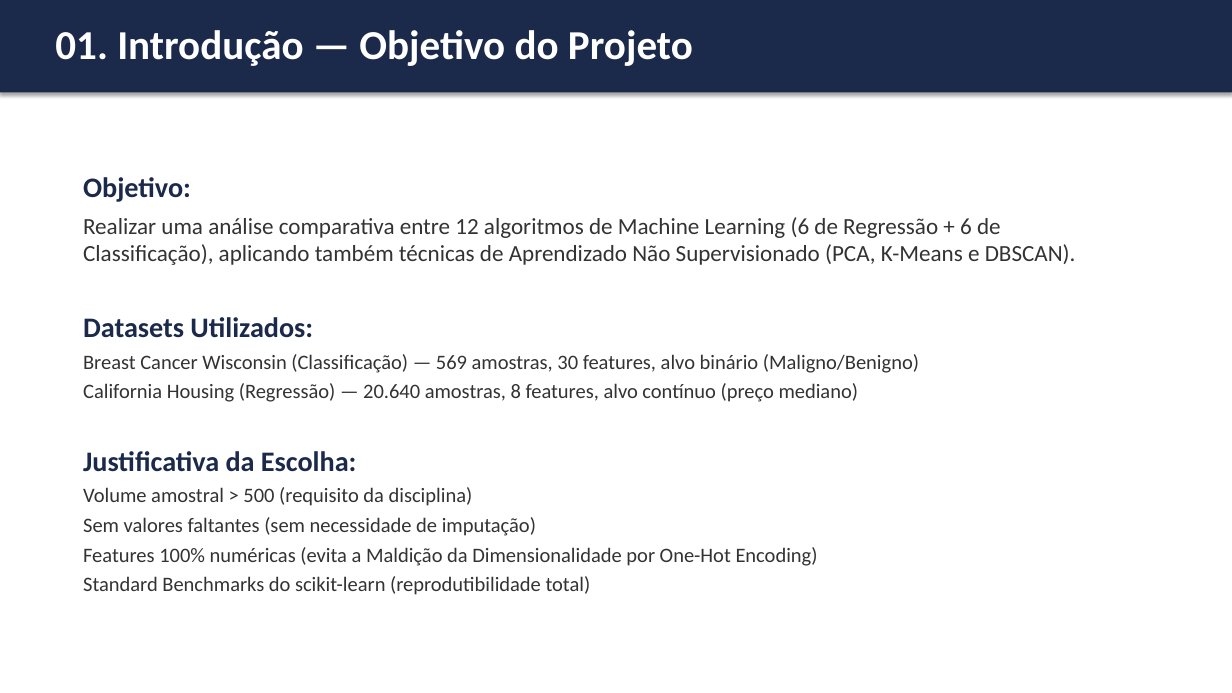
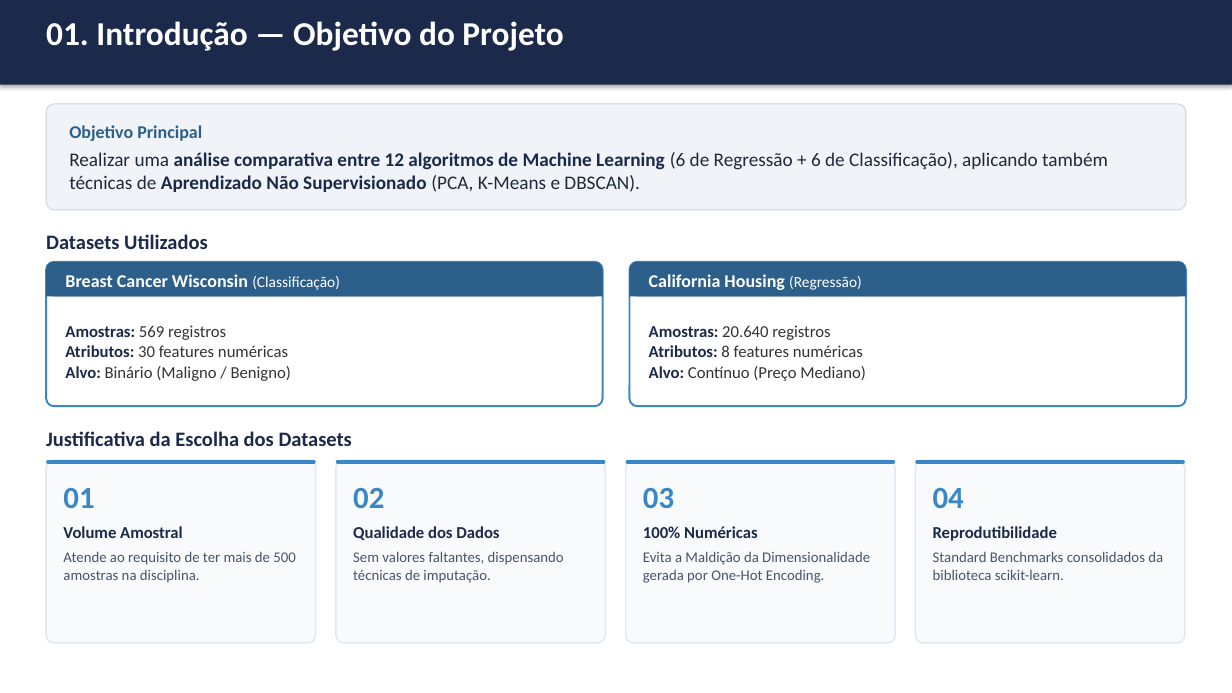
Before and after one commit to Jacsonrn/ufrn-dca3606-ml-comparative-analysis, a slide deck: slide 3 of Apresentacao_Projeto_ML.pptx. Drawn at 1232x693 pixels with LibreOffice and Linux fonts; fonts in the diff are those of the drawing. Boxes give left, top, right and bottom in pixels: in the first picture for what was removed or moved away, otherwise in the second. Text is boxed around its words. In the diff, an @@ line names an element or a change of style, - is before the commit and + after.

Commit message:
Atualiza apresentação do projeto com novas informações

```diff
--- a/Apresentacao_Projeto_ML.pptx
+++ b/Apresentacao_Projeto_ML.pptx
@@ rectangle: place and size @@
-rectangle at bbox=[0, 0, 1232, 92]
+rectangle at bbox=[0, 0, 1232, 85]
@@ text "01. Introdução — Objetivo do ..." at bbox=[46, 21, 563, 51]: size 32 to 26 pt; vertical alignment top to middle @@
@@ rounded rectangle added at bbox=[46, 104, 1186, 210], fill #F0F4F8, outline #CBD5E1 0.75 pt @@
@@ text added at bbox=[69, 125, 1108, 192], 15 pt, text #1E293B, bold @@
+Objetivo Principal
+Realizar uma análise comparativa entre 12 algoritmos de Machine Learning (6 de Regressão + 6 de Classificação), aplicando também técnicas de Aprendizado Não Supervisionado (PCA, K-Means e DBSCAN).
@@ text removed at bbox=[83, 177, 1076, 595] @@
-Objetivo:
-Realizar uma análise comparativa entre 12 algoritmos de Machine Learning (6 de Regressão + 6 de Classificação), aplicando também técnicas de Aprendizado Não Supervisionado (PCA, K-Means e DBSCAN).
-Datasets Utilizados:
-Breast Cancer Wisconsin (Classificação) — 569 amostras, 30 features, alvo binário (Maligno/Benigno)
-California Housing (Regressão) — 20.640 amostras, 8 features, alvo contínuo (preço mediano)
-Justificativa da Escolha:
-Volume amostral > 500 (requisito da disciplina)
-Sem valores faltantes (sem necessidade de imputação)
-Features 100% numéricas (evita a Maldição da Dimensionalidade por One-Hot Encoding)
-Standard Benchmarks do scikit-learn (reprodutibilidade total)
@@ text added at bbox=[46, 234, 207, 249], 16 pt, text #1B2A4A, bold @@
+Datasets Utilizados
@@ group added at bbox=[46, 262, 603, 406]: 2 rounded rectangles, 2 texts, 1 rectangle @@
+Breast Cancer Wisconsin (Classificação)
+Amostras: 569 registros
+Atributos: 30 features numéricas
+Alvo: Binário (Maligno / Benigno)
@@ group added at bbox=[629, 262, 1186, 406]: 2 rounded rectangles, 2 texts, 1 rectangle @@
+California Housing (Regressão)
+Amostras: 20.640 registros
+Atributos: 8 features numéricas
+Alvo: Contínuo (Preço Mediano)
@@ text added at bbox=[46, 431, 352, 446], 16 pt, text #1B2A4A, bold @@
+Justificativa da Escolha dos Datasets
@@ rounded rectangle added at bbox=[46, 460, 316, 643], fill #F8FAFC, outline #E2E8F0 1.13 pt @@
@@ rounded rectangle added at bbox=[46, 460, 316, 464], fill #3A86C8 @@
@@ rounded rectangle added at bbox=[336, 460, 606, 643], fill #F8FAFC, outline #E2E8F0 1.13 pt @@
@@ rounded rectangle added at bbox=[336, 460, 606, 464], fill #3A86C8 @@
@@ rounded rectangle added at bbox=[626, 460, 896, 643], fill #F8FAFC, outline #E2E8F0 1.13 pt @@
@@ rounded rectangle added at bbox=[626, 460, 896, 464], fill #3A86C8 @@
@@ rounded rectangle added at bbox=[916, 460, 1186, 643], fill #F8FAFC, outline #E2E8F0 1.13 pt @@
@@ rounded rectangle added at bbox=[916, 460, 1186, 464], fill #3A86C8 @@
@@ text added at bbox=[63, 488, 295, 583], 11.5 pt, text #475569 @@
+01
+Volume Amostral
+Atende ao requisito de ter mais de 500 amostras na disciplina.
@@ text added at bbox=[353, 488, 564, 583], 11.5 pt, text #475569 @@
+02
+Qualidade dos Dados
+Sem valores faltantes, dispensando técnicas de imputação.
@@ text added at bbox=[643, 488, 870, 583], 11.5 pt, text #475569 @@
+03
+100% Numéricas
+Evita a Maldição da Dimensionalidade gerada por One-Hot Encoding.
@@ text added at bbox=[933, 488, 1163, 580], 11.5 pt, text #475569 @@
+04
+Reprodutibilidade
+Standard Benchmarks consolidados da biblioteca scikit-learn.
```
Also in this commit, not shown: 7 other slides changed.
